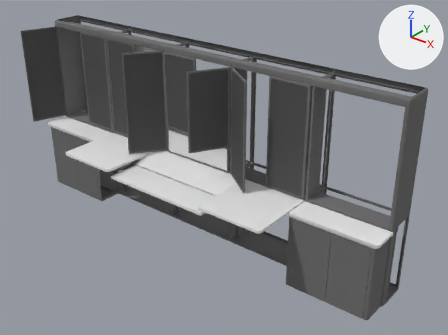
One commit to the Blender file images/model.blend: the scene before it, then after it.
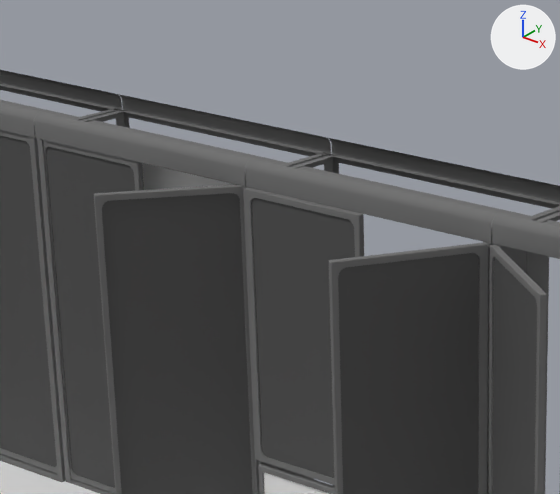
There are two pictures of each version: one whole from a 50 mm camera at (4.29, -4.9, 3.0) aimed at (0.36, 0.02, -0.05), one close up on the part from 21% to 56% of the width and 0% to 41% of the height. The axes (+X, +Y, +Z) are drawn at upper right. The lights are the same throughout. The first two pictures are the older version.

The first close-up shows 'Cylinder.002', 'Cylinder.003', 'Cylinder.004', 'Plane.001', 'cap.001', 'left_decor.001', 'left_short_glass_door', 'left_tall_glass_door', 'left_tall_glass_door.002', 'right_short_glass_door', 'right_tall_glass_door', 'right_tall_glass_door.001' and 6 more.
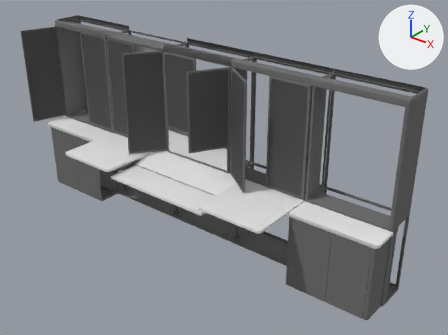
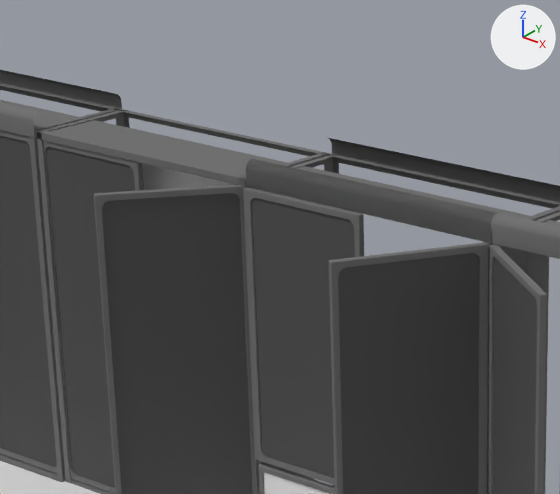
The change in detail:
Object 'cap.001' (ob_cap_001) moves from (-0.96, 0.0, 0.0) to (0.0, 0.0, 0.0).

Changed parts and their boxes [x1, y1, x2, y2] in the close-ups (560 x 494 px):
'cap.001', moved: before [34, 94, 331, 186]; after [245, 138, 560, 243]
'Plane.001', unchanged, covered by the edit: before [245, 138, 560, 243]
